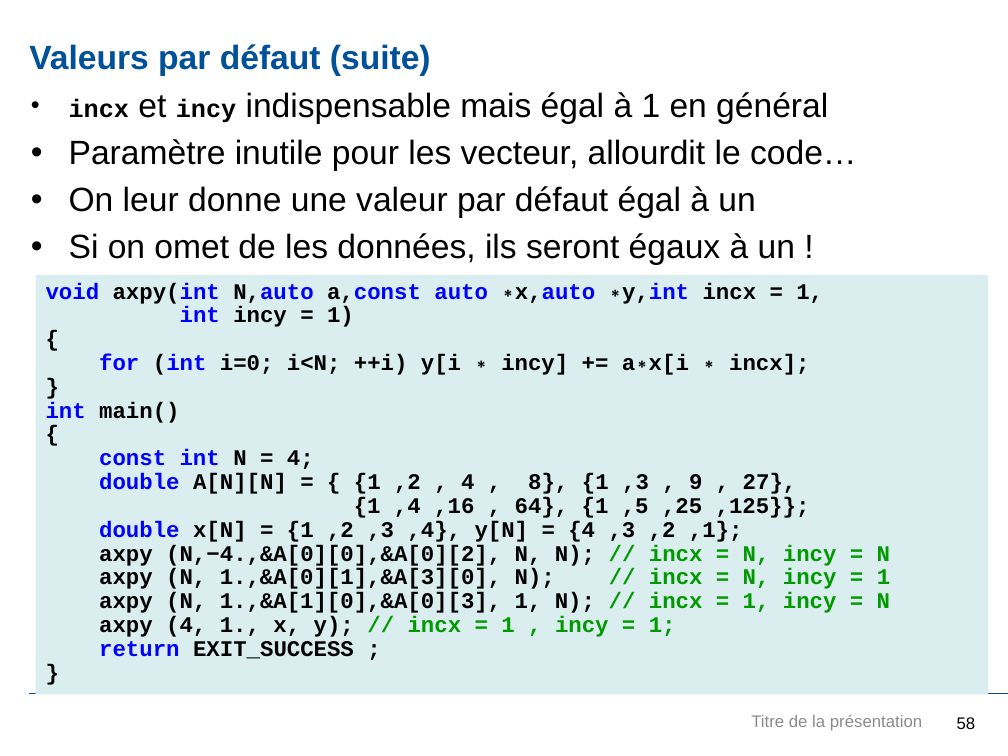
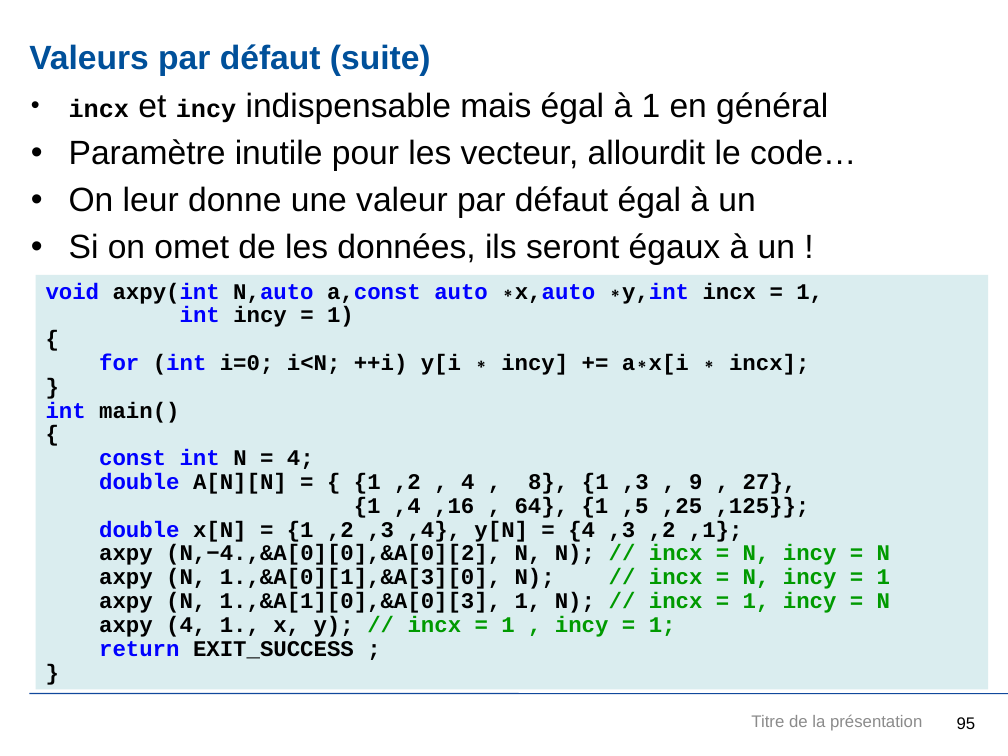
Before and after one commit to JuvignyEnsta/C-2020, a slide deck: slide 95 of Transparents/InitiationCpp.pptx (slide 58 before the commit). Drawn at 1008x756 pixels with LibreOffice and Linux fonts; fonts in the diff are those of the drawing; background and template pictures are left out. Boxes give left, top, right and bottom in pixels: in the first picture for what was removed or moved away, otherwise in the second. Text is boxed around its words. In the diff, an @@ line names an element or a change of style, - is before the commit and + after.

```diff
--- a/Transparents/InitiationCpp.pptx
+++ b/Transparents/InitiationCpp.pptx
@@ rectangle "void axpy(int N,auto a,const auto ...": place and size @@
-rectangle "void axpy(int N,auto a,const auto ..." at <box>35,275,988,695</box>
+rectangle "void axpy(int N,auto a,const auto ..." at <box>35,275,988,689</box>
@@ text "Titre de la présentation" at <box>751,715,922,731</box>: text colour #8C8C8C to #8B8B8B @@
@@ page number at <box>957,717,976,729</box>: text changed @@
-58
+95
```
Also in this commit, not shown: 59 other slides changed, 37 slides added, 20 other files.
